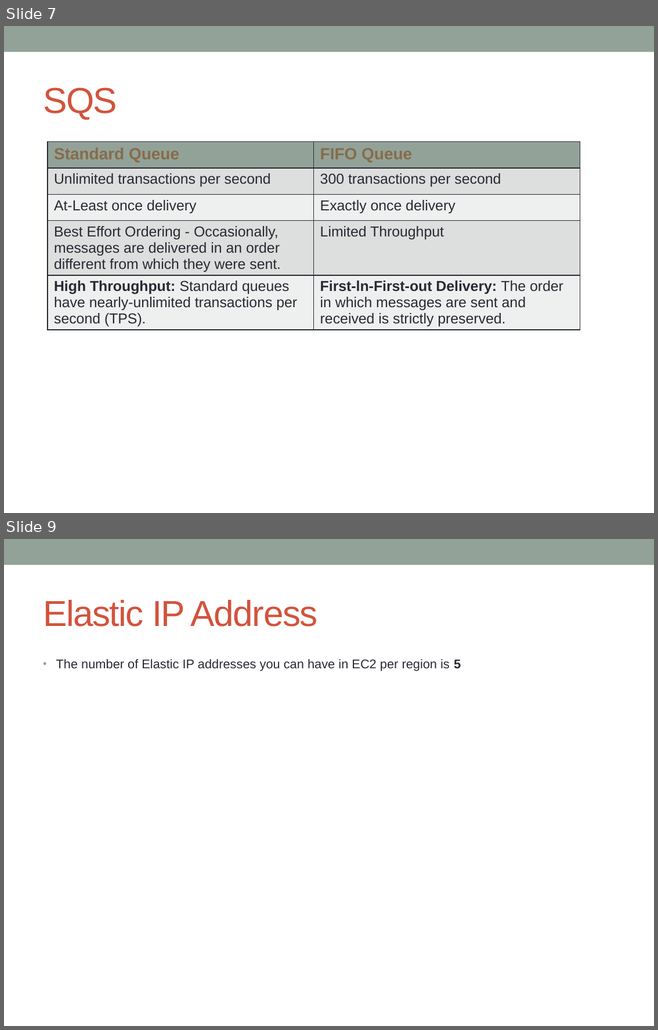
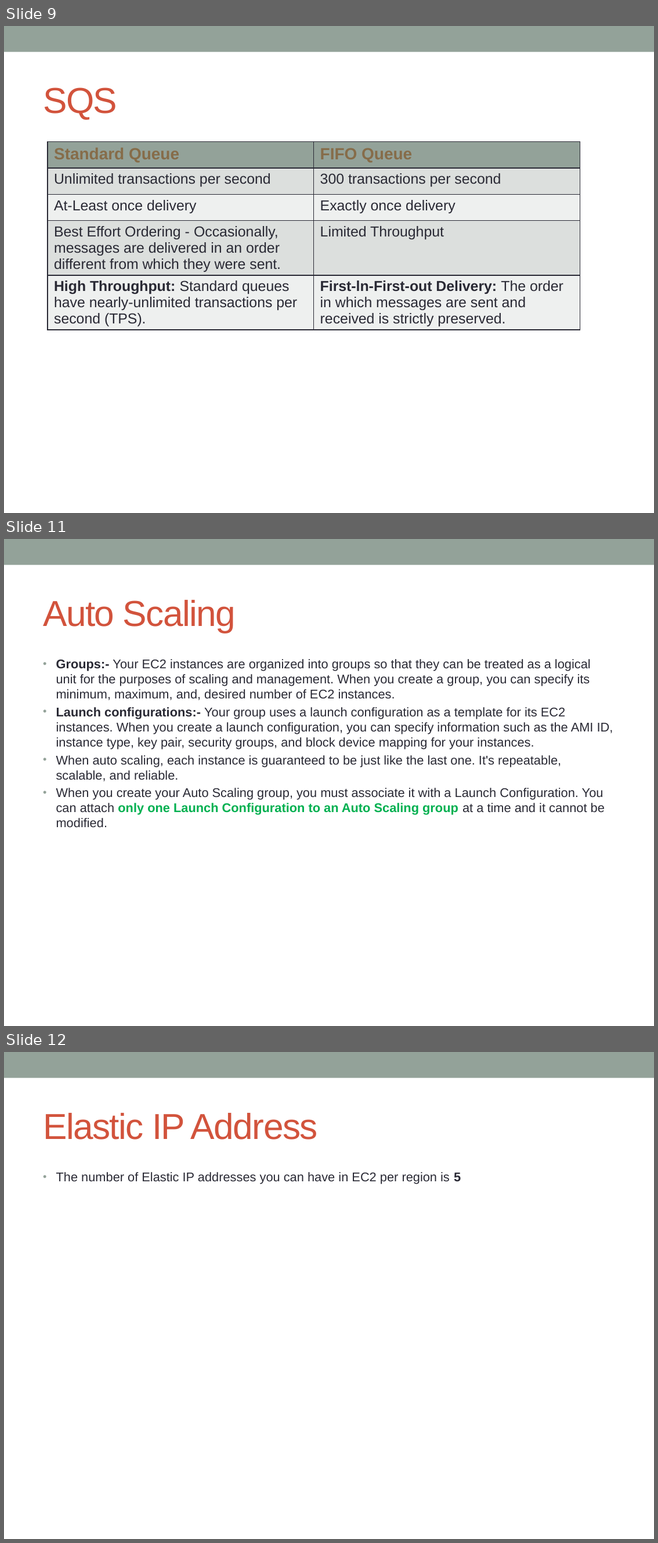
Before and after one commit to notionquest/ProjectDocumentation, a slide deck: AWS_Solution_Architect.pptx. Shown one above the other, each under a label of ours: slides 7 and 9 before the commit, slides 9, 11 and 12 after it; the slides between them are not shown. The pictures are 658x1030 and 658x1543 pixels, drawn with LibreOffice and Linux fonts; fonts in the diff are those of the drawing. Boxes give left, top, right and bottom in pixels: in the first picture for what was removed or moved away, otherwise in the second. Text is boxed around its words. In the diff, an @@ line names an element or a change of style, - is before the commit and + after.

```diff
--- a/AWS_Solution_Architect.pptx
+++ b/AWS_Solution_Architect.pptx
@@ slide 11 added at [4, 539, 654, 1026], background #FFFFFF; not listed: 1 template element that a slide beside it also shows @@
@@ title added at [43, 600, 236, 633], 40 pt, text #D2533C @@
+Auto Scaling
@@ text added at [56, 659, 613, 828], 14 pt, text #292934 @@
+• Groups:- Your EC2 instances are organized into groups so that they can be treated as a logical unit for the purposes of scaling and management. When you create a group, you can specify its minimum, maximum, and, desired number of EC2 instances.
+• Launch configurations:- Your group uses a launch configuration as a template for its EC2 instances. When you create a launch configuration, you can specify information such as the AMI ID, instance type, key pair, security groups, and block device mapping for your instances.
+• When auto scaling, each instance is guaranteed to be just like the last one. It's repeatable, scalable, and reliable.
+• When you create your Auto Scaling group, you must associate it with a Launch Configuration. You can attach only one Launch Configuration to an Auto Scaling group at a time and it cannot be modified.
@@ what was slide 7 is now slide 9 @@
@@ what was slide 9 is now slide 12 @@
```
Also in this commit, not shown: 4 slides changed, 15 other slides added.
